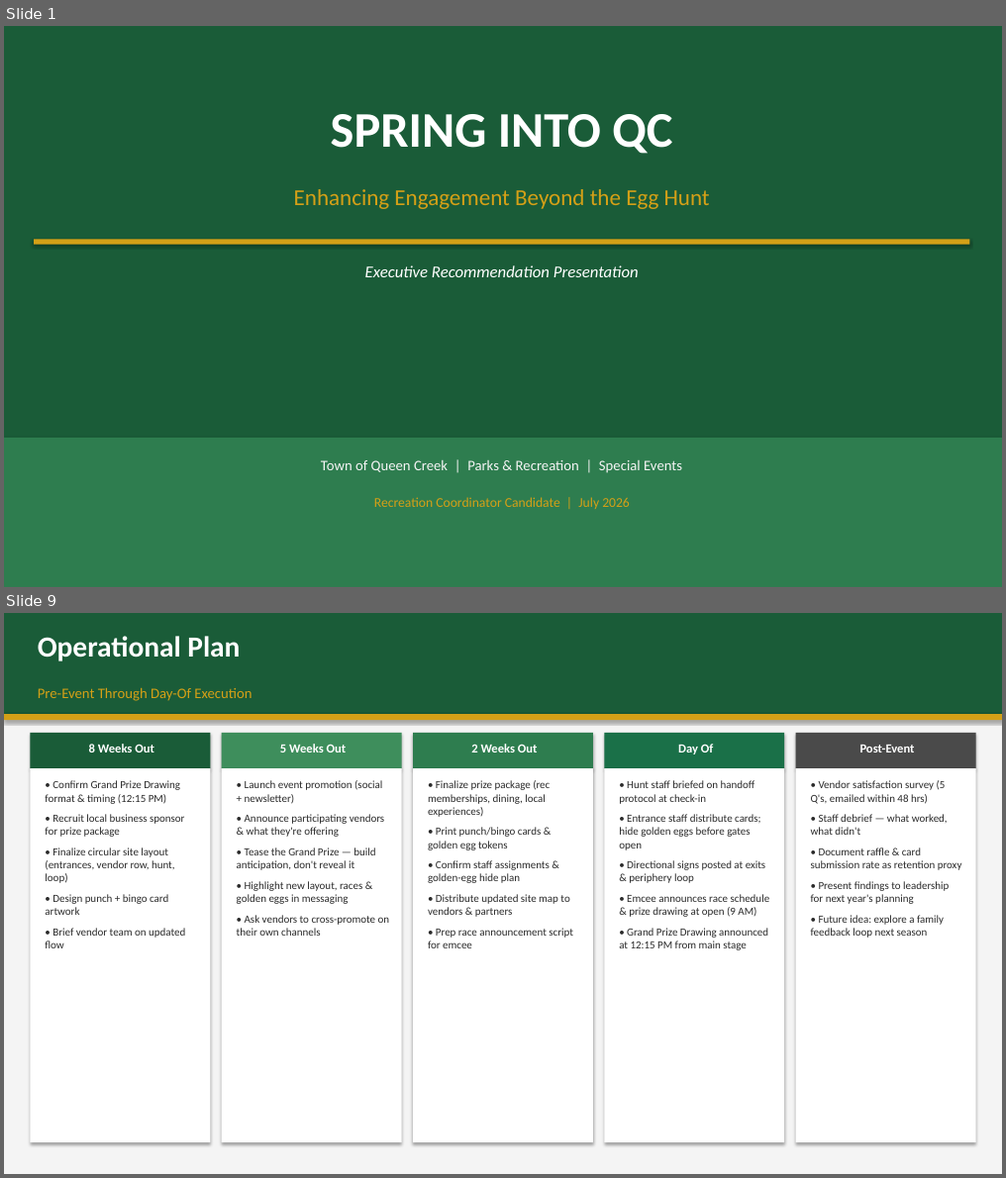
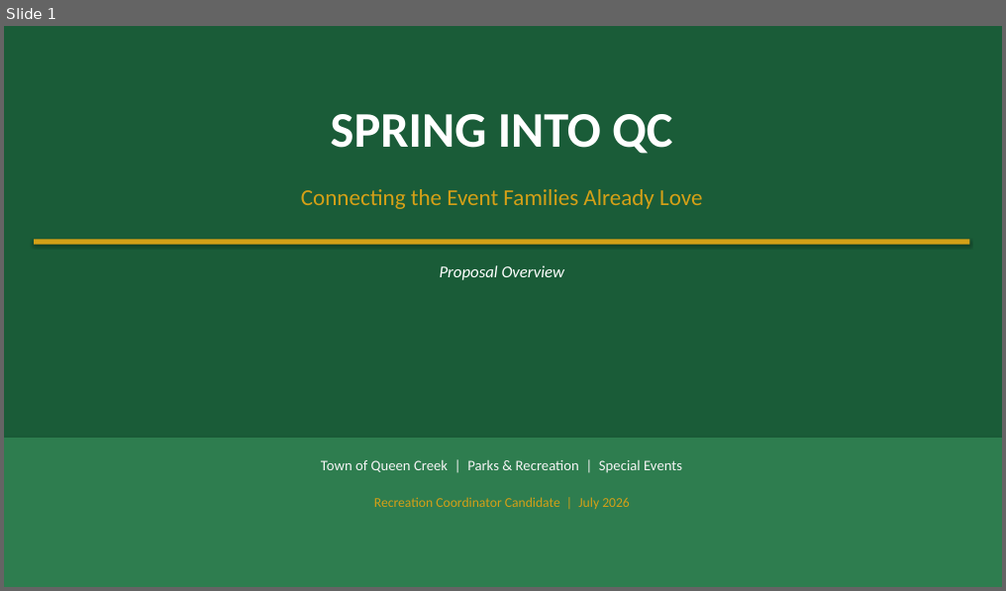
Before and after one commit to billy12/qc, a slide deck: SpringIntoQC_Presentation.pptx. Shown one above the other, each under a label of ours: slides 1 and 9 before the commit, slide 1 after it; the slides between them are not shown. The pictures are 1006x1178 and 1006x591 pixels, drawn with LibreOffice and Linux fonts; fonts in the diff are those of the drawing. Boxes give left, top, right and bottom in pixels: in the first picture for what was removed or moved away, otherwise in the second. Text is boxed around its words. In the diff, an @@ line names an element or a change of style, - is before the commit and + after.

```diff
--- a/SpringIntoQC_Presentation.pptx
+++ b/SpringIntoQC_Presentation.pptx
@@ slide 9 removed at (4, 613, 1002, 1174), background #FFFFFF @@
@@ rectangle removed at (4, 613, 1002, 1174) @@
@@ rectangle removed at (4, 613, 1002, 714) @@
@@ text removed at (38, 636, 240, 662) @@
-Operational Plan
@@ text removed at (38, 688, 252, 701) @@
-Pre-Event Through Day-Of Execution
@@ rectangle removed at (4, 714, 1002, 720) @@
@@ rectangle removed at (30, 733, 211, 768) @@
@@ text removed at (89, 744, 154, 753) @@
-8 Weeks Out
@@ rectangle removed at (222, 733, 402, 768) @@
@@ text removed at (280, 744, 347, 753) @@
-5 Weeks Out
@@ rectangle removed at (413, 733, 593, 768) @@
@@ text removed at (471, 744, 538, 753) @@
-2 Weeks Out
@@ rectangle removed at (604, 733, 785, 768) @@
@@ text removed at (678, 744, 713, 755) @@
-Day Of
@@ rectangle removed at (795, 733, 976, 768) @@
@@ text removed at (860, 745, 915, 753) @@
-Post-Event
@@ rectangle removed at (30, 768, 211, 1143) @@
@@ text removed at (45, 780, 185, 949) @@
-• Confirm Grand Prize Drawing format & timing (12:15 PM)
-• Recruit local business sponsor for prize package
-• Finalize circular site layout (entrances, vendor row, hunt, loop)
-• Design punch + bingo card artwork
-• Brief vendor team on updated flow
@@ rectangle removed at (222, 768, 402, 1143) @@
@@ text removed at (237, 780, 390, 936) @@
-• Launch event promotion (social + newsletter)
-• Announce participating vendors & what they're offering
-• Tease the Grand Prize — build anticipation, don't reveal it
-• Highlight new layout, races & golden eggs in messaging
-• Ask vendors to cross-promote on their own channels
@@ rectangle removed at (413, 768, 593, 1143) @@
@@ text removed at (428, 780, 573, 949) @@
-• Finalize prize package (rec memberships, dining, local experiences)
-• Print punch/bingo cards & golden egg tokens
-• Confirm staff assignments & golden-egg hide plan
-• Distribute updated site map to vendors & partners
-• Prep race announcement script for emcee
@@ rectangle removed at (604, 768, 785, 1143) @@
@@ text removed at (619, 780, 770, 951) @@
-• Hunt staff briefed on handoff protocol at check-in
-• Entrance staff distribute cards; hide golden eggs before gates open
-• Directional signs posted at exits & periphery loop
-• Emcee announces race schedule & prize drawing at open (9 AM)
-• Grand Prize Drawing announced at 12:15 PM from main stage
@@ rectangle removed at (795, 768, 976, 1143) @@
@@ text removed at (811, 780, 962, 938) @@
-• Vendor satisfaction survey (5 Q's, emailed within 48 hrs)
-• Staff debrief — what worked, what didn't
-• Document raffle & card submission rate as retention proxy
-• Present findings to leadership for next year's planning
-• Future idea: explore a family feedback loop next season
@@ slide 1 changed as well @@
@@ text at (301, 189, 702, 209): text changed @@
-Enhancing Engagement Beyond the Egg Hunt
+Connecting the Event Families Already Love
@@ text at (440, 266, 564, 280): text changed @@
-Executive Recommendation Presentation
+Proposal Overview
```
Also in this commit, not shown: 1 other slide changed, 8 slides added, 8 other slides removed, 9 other files.
